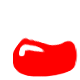
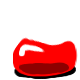
Comparing the layer stacks of the two 80×80 images. Changes:
painted on "新規レイヤー" over [14, 62, 76, 79]
